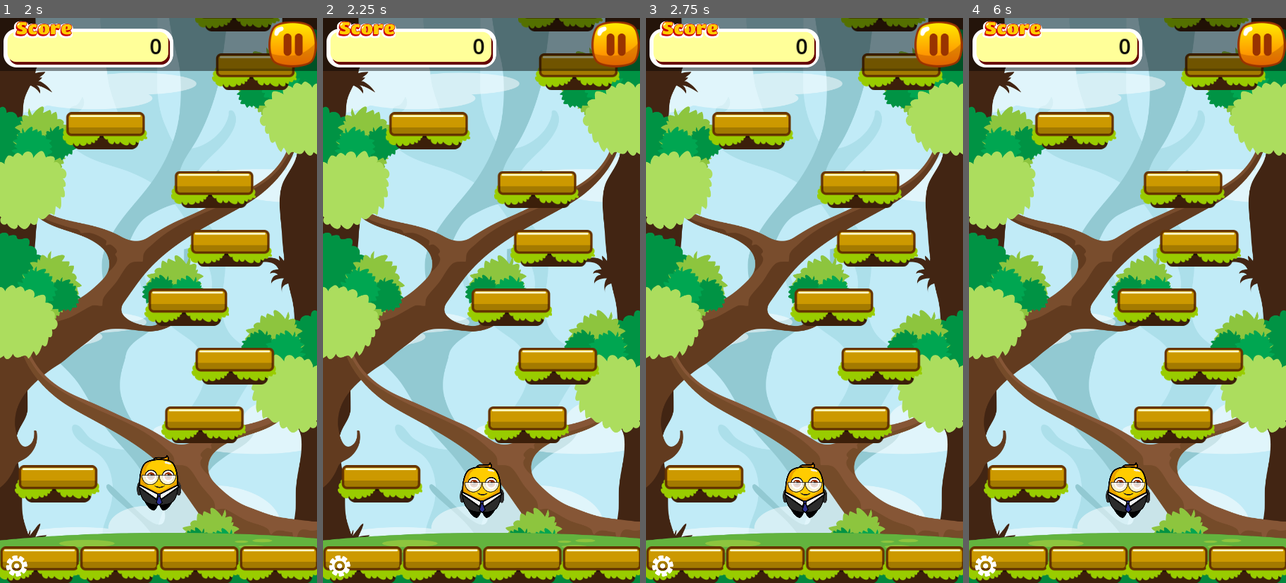
Above: before the commit, frames 1-4 (left to right).
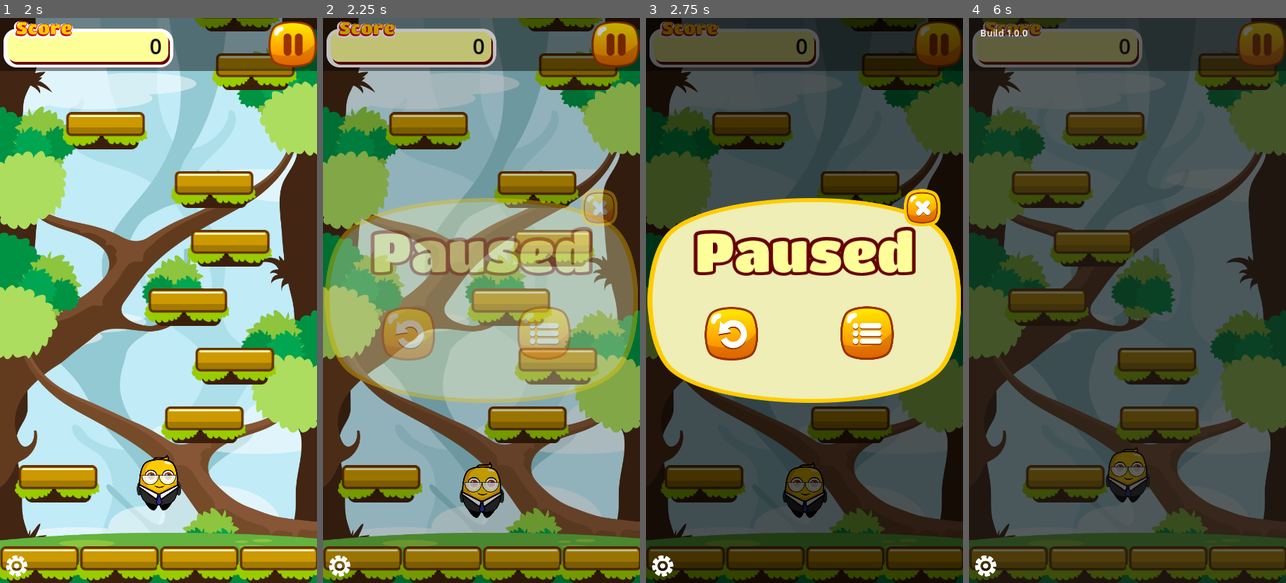
Above: after the commit, the same moments.

Repository: Nhanth123/jumper-mobile
Game: Godot game, scene res://scenes/main.tscn
Two runs of this game, one before a commit and one after it. Both use one fixed random seed, a clock stepped at 60 frames per second and the inputs below.
Inputs (mouse positions are in pixels of both pictures, inside the frame that each line leads up to):
- Up to frame 1 (2 s): hold D (move_right) 0.53-1.25 s; click (158, 441) at 1.25 s
- Up to frame 2 (2.25 s): click (614, 46) at 2 s
- Up to frame 3 (2.75 s): no input
- Up to frame 4 (6 s): click (1054, 334) at 2.77 s; hold A (move_left) 3.53-4.25 s; click (1073, 300) at 4.27 s; hold D (move_right) 5.03-5.75 s; click (984, 566) at 5.77 s

Frame 1 is identical in both runs. In frame 2, 90% of the frame differs, in the area x 0-100%, y 0-100%; in frame 3, 99%; in frame 4, 99%.

Commit message:
Feature: Pause screen.

Diff:
--- a/scenes/screens.tscn
+++ b/scenes/screens.tscn
@@ -9,6 +9,7 @@
 [sub_resource type="LabelSettings" id="LabelSettings_6x456"]
 
 [node name="Screens" type="CanvasLayer"]
+process_mode = 3
 layer = 101
 script = ExtResource("1_42j5j")
 
--- a/scripts/base_screen.gd
+++ b/scripts/base_screen.gd
@@ -10,12 +10,16 @@
 
 func appear():
 	visible = true
+
 	var tween = get_tree().create_tween()
+	tween.set_pause_mode(Tween.TWEEN_PAUSE_PROCESS)
 	tween.tween_property(self, "modulate:a", 1.0, fade_duration)
 	return tween
 
 func disappear():
 	get_tree().call_group("buttons", "set_disabled", true)
+
 	var tween = get_tree().create_tween()
+	tween.set_pause_mode(Tween.TWEEN_PAUSE_PROCESS)
 	tween.tween_property(self, "modulate:a", 0.0, fade_duration)
 	return tween
--- a/scripts/main.gd
+++ b/scripts/main.gd
@@ -21,3 +21,4 @@
 
 func _on_game_pause_game():
 	get_tree().paused = true
+	screens.pause_game()
--- a/scripts/screens.gd
+++ b/scripts/screens.gd
@@ -72,3 +72,6 @@
 	game_over_score_label.text = "Score: " + str(score)
 	game_over_high_score_label.text = "Best: " + str(highscore)
 	change_screen(game_over_screen)
+
+func pause_game():
+	change_screen(pause_screen)
